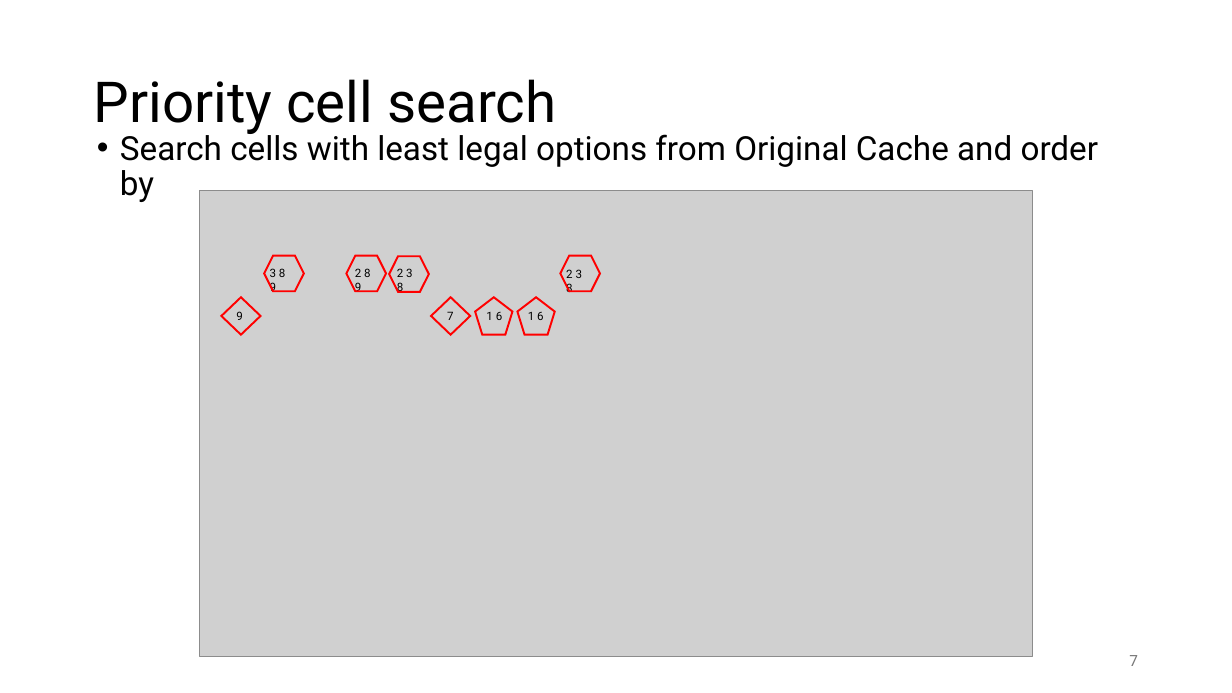
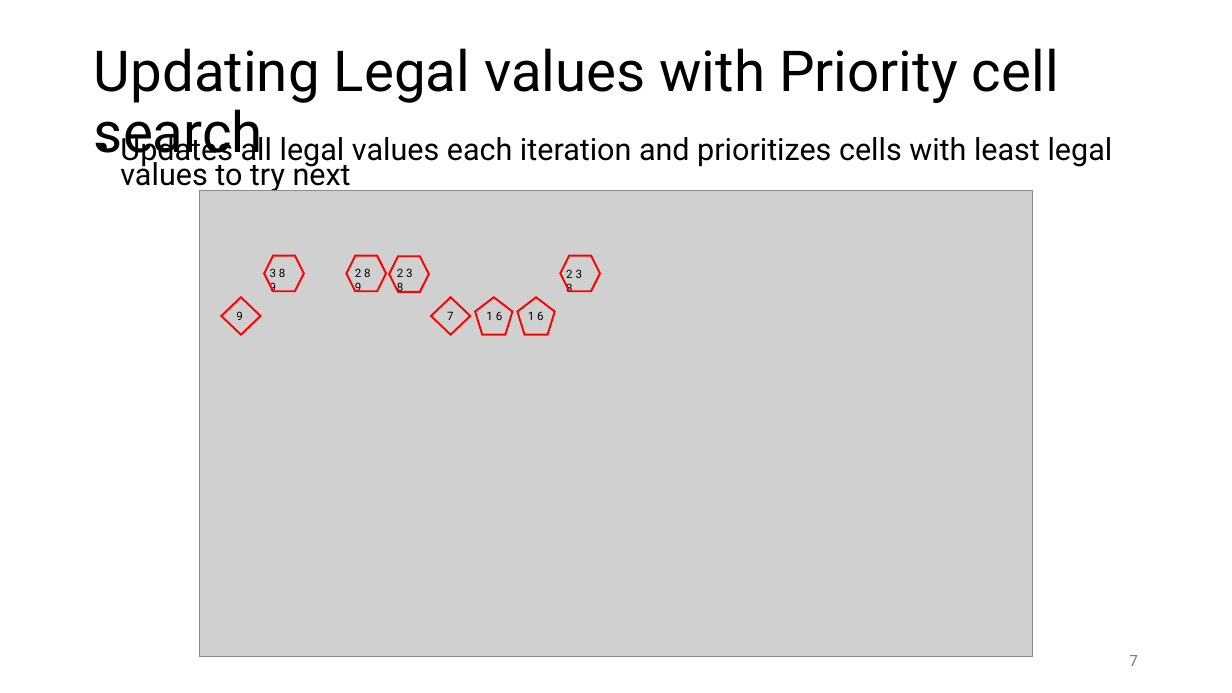
Before and after one commit to MarvinYyrike/sudoku_DFS_solver, a slide deck: slide 7 of Sudoku Solver.pptx. Drawn at 1232x693 pixels with LibreOffice and Linux fonts; fonts in the diff are those of the drawing; grey boxes stand for pictures. Boxes give left, top, right and bottom in pixels: in the first picture for what was removed or moved away, otherwise in the second. Text is boxed around its words. In the diff, an @@ line names an element or a change of style, - is before the commit and + after.

```diff
--- a/Sudoku Solver.pptx
+++ b/Sudoku Solver.pptx
@@ title at (x1=94, y1=48, x2=1059, y2=166): text changed @@
-Priority cell search
+Updating Legal values with Priority cell search
@@ text at (x1=120, y1=132, x2=1113, y2=193): text changed; size 25.9 to 23.8 pt @@
-• Search cells with least legal options from Original Cache and order by
+• Updates all legal values each iteration and prioritizes cells with least legal values to try next
```
Also in this commit, not shown: 4 other slides changed, 1 slide added, 2 other files.
